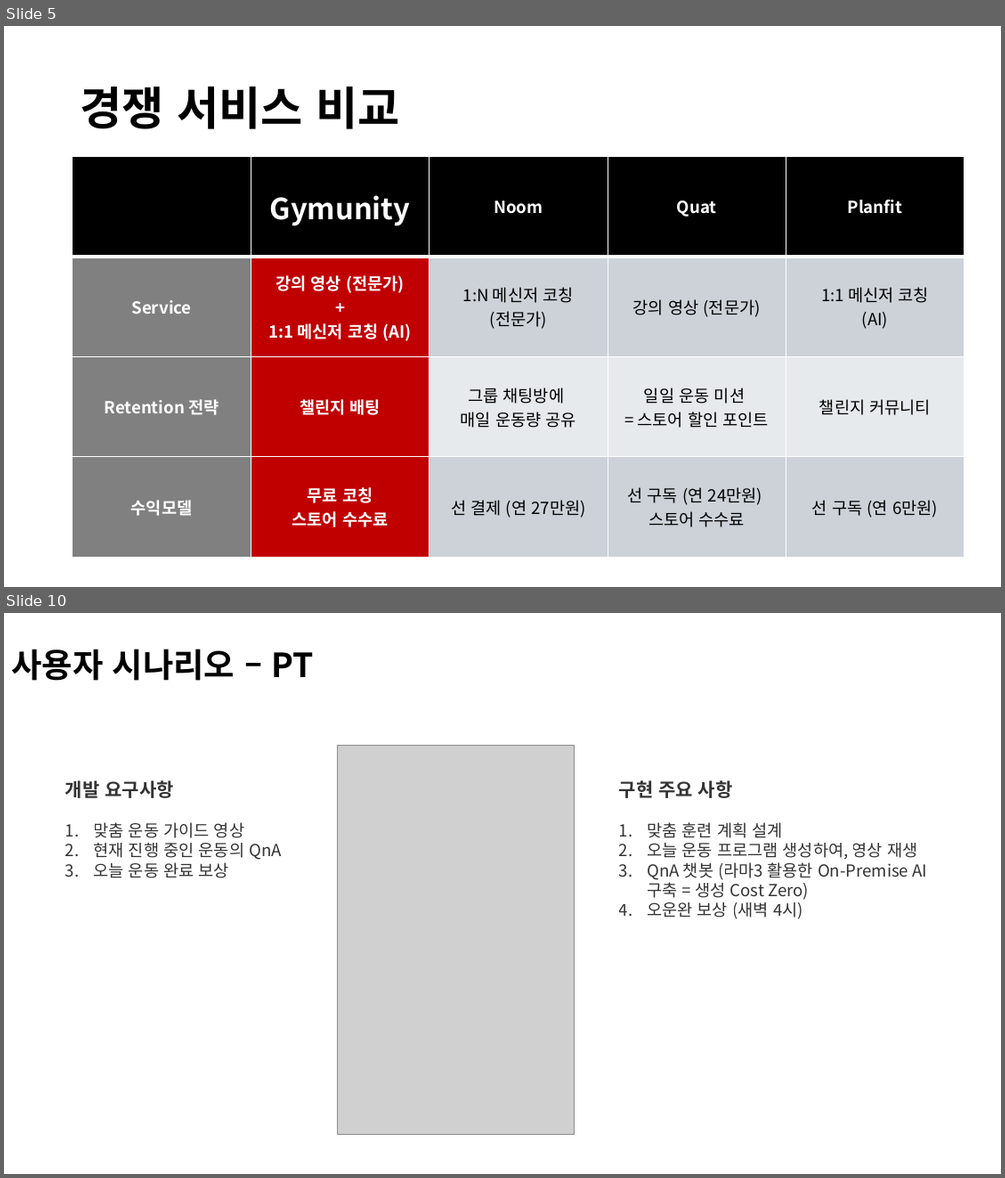
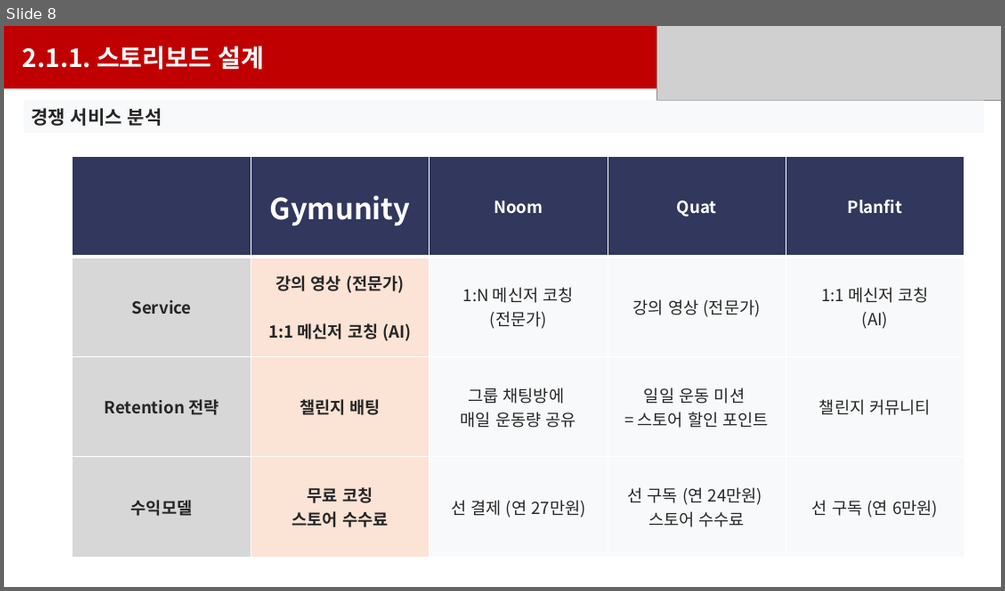
Before and after one commit to Brian-Hong-KR/Gymunity, a slide deck: Doc/최종발표/초안.pptx. Shown one above the other, each under a label of ours: slides 5 and 10 before the commit, slide 8 after it; the slides between them are not shown. The pictures are 1005x1178 and 1005x591 pixels, drawn with LibreOffice and Linux fonts; fonts in the diff are those of the drawing; grey boxes stand for pictures. Boxes give left, top, right and bottom in pixels: in the first picture for what was removed or moved away, otherwise in the second. Text is boxed around its words. In the diff, an @@ line names an element or a change of style, - is before the commit and + after.

```diff
--- a/Doc/최종발표/초안.pptx
+++ b/Doc/최종발표/초안.pptx
@@ slide 10 removed at <box>4,613,1001,1174</box>, background #FFFFFF @@
@@ title removed at <box>11,649,315,681</box> @@
-사용자 시나리오 – PT
@@ picture removed at <box>338,745,574,1135</box> @@
@@ text removed at <box>65,780,282,878</box> @@
-개발 요구사항
-1. 맞춤 운동 가이드 영상
-2. 현재 진행 중인 운동의 QnA
-3. 오늘 운동 완료 보상
@@ text removed at <box>619,780,927,919</box> @@
-구현 주요 사항
-1. 맞춤 훈련 계획 설계
-2. 오늘 운동 프로그램 생성하여, 영상 재생
-3. QnA 챗봇 (라마3 활용한 On-Premise AI 구축 = 생성 Cost Zero)
-4. 오운완 보상 (새벽 4시)
@@ what was slide 5 is now slide 8 @@
@@ slide 8 changed as well @@
@@ rectangle added at <box>4,26,1001,89</box>, fill #C00000, 24 pt, text #FFFFFF, bold @@
+2.1.1. 스토리보드 설계
@@ picture added at <box>657,26,1001,100</box> @@
@@ rectangle "경쟁 서비스 분석": place and size @@
-rectangle "경쟁 서비스 분석" at <box>80,87,399,129</box>
+rectangle "경쟁 서비스 분석" at <box>24,100,984,132</box>
@@ rectangle "경쟁 서비스 분석" at <box>24,100,984,132</box>: fill none to #F8F9FA @@
@@ text in rectangle at <box>31,108,162,126</box>: text changed; size 44 to 18 pt; text colour #000000 to #262626 @@
-경쟁 서비스 비교
+경쟁 서비스 분석
@@ table at <box>73,157,966,557</box> @@
-row 2, column 2: 강의 영상 (전문가) / + / 1:1 메신저 코칭 (AI)
+row 2, column 2: 강의 영상 (전문가) / 1:1 메신저 코칭 (AI)
@@ fill #000000 to #31375D in row 1 @@
@@ fill #808080 to #D7D7D7 in 3 cells @@
@@ fill #C00000 to #FBE3D6 in 3 cells @@
@@ fill #CCD2D8 to #F8F9FA in 6 cells @@
@@ fill #E8EAED to #F8F9FA in 3 cells @@
@@ text colour #FFFFFF to #262626 in "Service", "Retention 전략", "챌린지 배팅", "수익모델" and 2 more places @@
@@ text colour #000000 to #262626 in "1:N 메신저 코칭", "(전문가)", "강의 영상 (전문가)", "1:1 메신저 코칭" and 10 more places @@
```
Also in this commit, not shown: 4 other slides changed, 25 slides added, 21 other slides removed.
